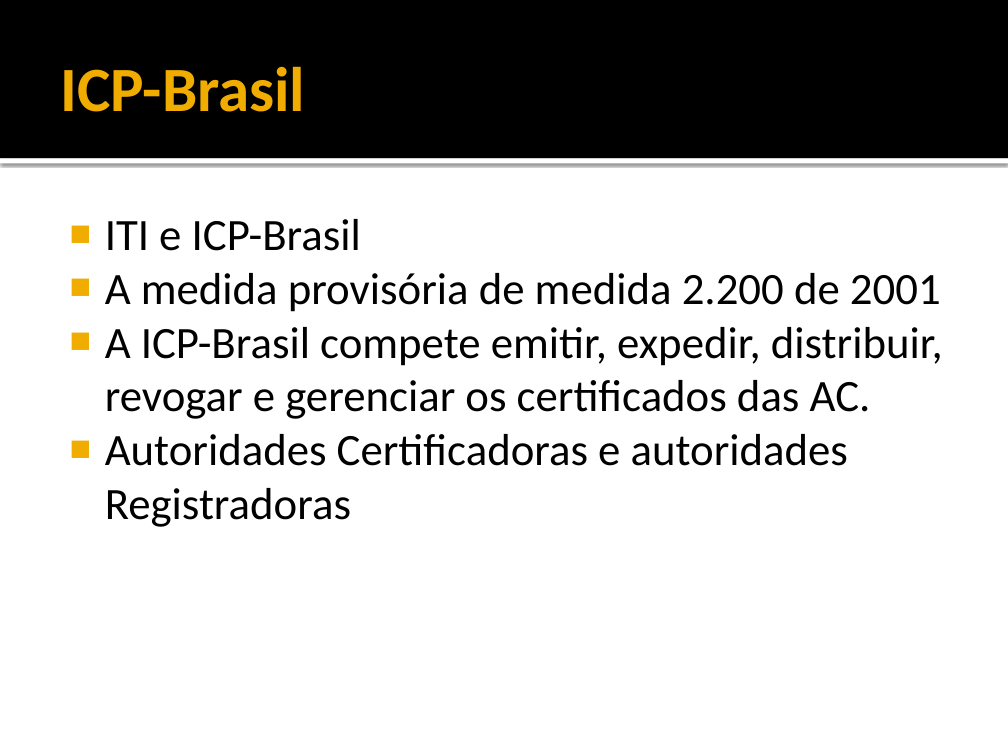
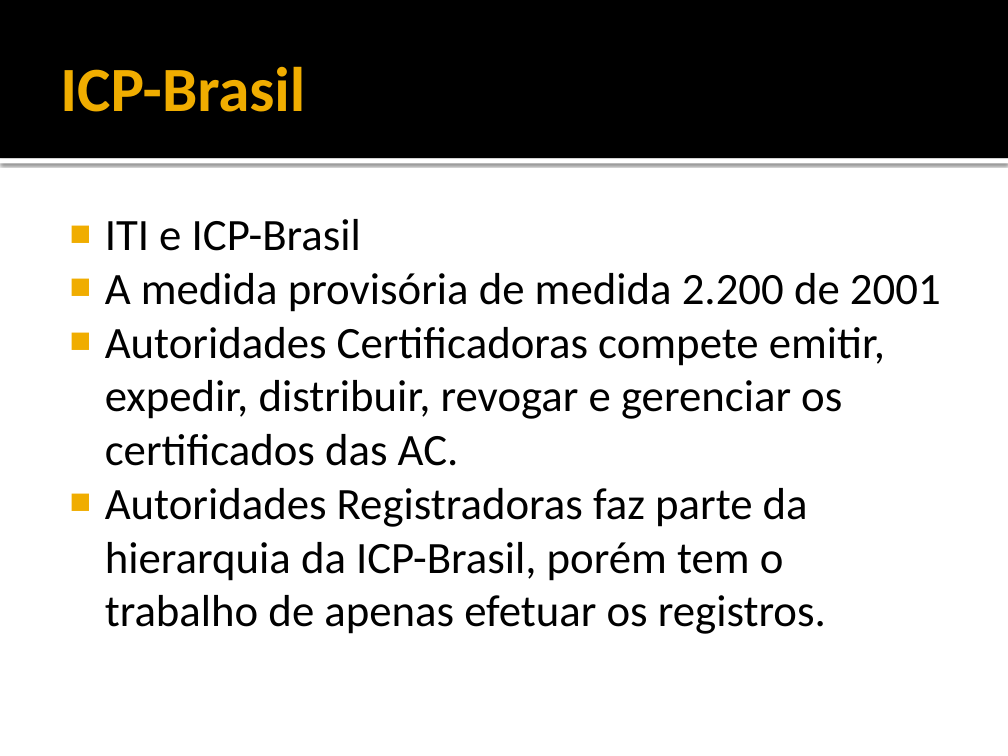
Before and after one commit to rayu1988/svn-jeanbruno, a slide deck: slide 22 of DOCS/TCC/5 - APRESENTAÇÃO.pptx. Drawn at 1008x756 pixels with LibreOffice and Linux fonts; fonts in the diff are those of the drawing. Boxes give left, top, right and bottom in pixels: in the first picture for what was removed or moved away, otherwise in the second. Text is boxed around its words. In the diff, an @@ line names an element or a change of style, - is before the commit and + after.

```diff
--- a/DOCS/TCC/5 - APRESENTAÇÃO.pptx
+++ b/DOCS/TCC/5 - APRESENTAÇÃO.pptx
@@ text at [105,327,885,634]: text changed @@
-■ A ICP-Brasil compete emitir, expedir, distribuir, revogar e gerenciar os certificados das AC.
-■ Autoridades Certificadoras e autoridades Registradoras
+■ Autoridades Certificadoras compete emitir, expedir, distribuir, revogar e gerenciar os certificados das AC.
+■ Autoridades Registradoras faz parte da hierarquia da ICP-Brasil, porém tem o trabalho de apenas efetuar os registros.
```
Also in this commit, not shown: 6 other files.
